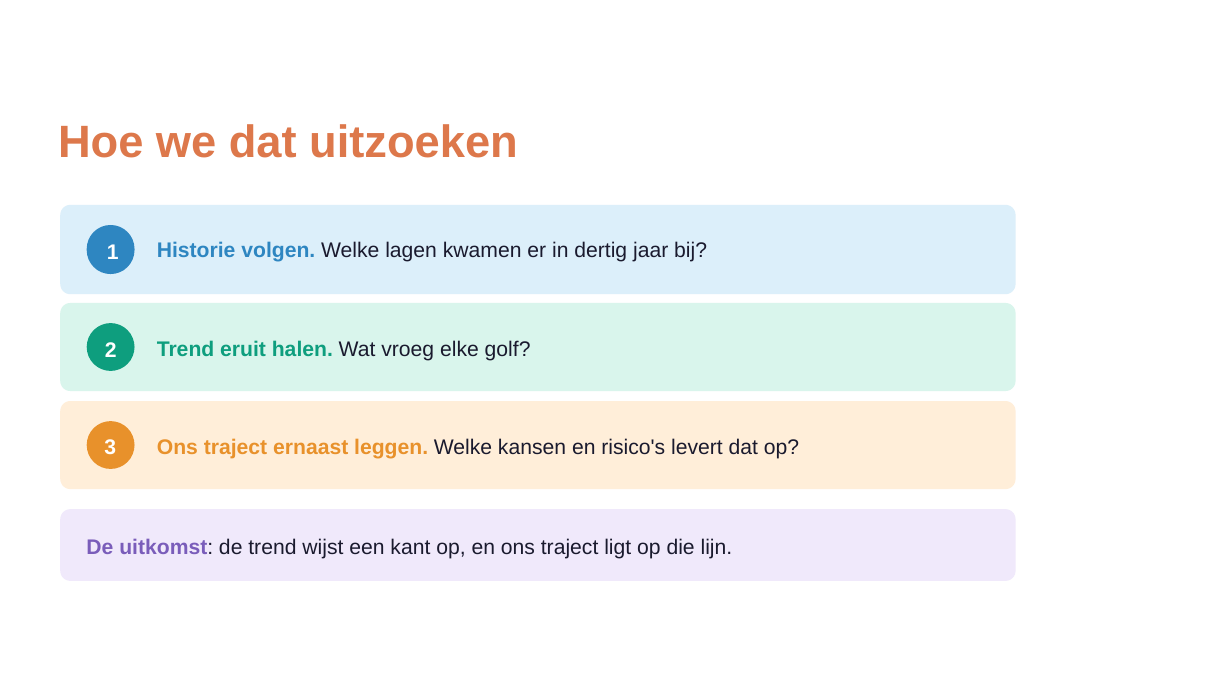
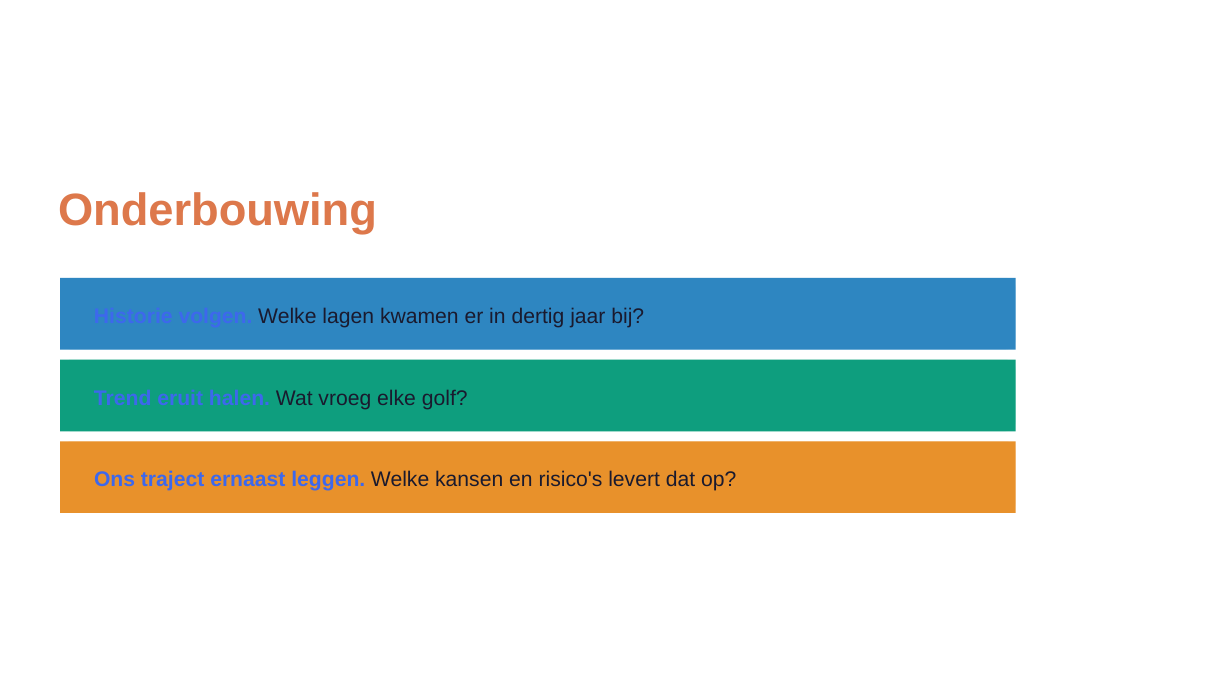
Before and after one commit to Npuls-OKx/meta, a slide deck: slide 4 of presentaties/export/260904_ai_houdbaarheid/260904_ai_houdbaarheid.pptx (slide 3 before the commit). Drawn at 1232x694 pixels with LibreOffice and Linux fonts; fonts in the diff are those of the drawing; background and template pictures are left out. Boxes give left, top, right and bottom in pixels: in the first picture for what was removed or moved away, otherwise in the second. Text is boxed around its words. In the diff, an @@ line names an element or a change of style, - is before the commit and + after.

```diff
--- a/presentaties/export/260904_ai_houdbaarheid/260904_ai_houdbaarheid.pptx
+++ b/presentaties/export/260904_ai_houdbaarheid/260904_ai_houdbaarheid.pptx
@@ text removed at (58,124,518,158) @@
-Hoe we dat uitzoeken
@@ text added at (58,192,377,235), 27 pt, text #DD784B, bold @@
+Onderbouwing
@@ freeform shape removed at (87,224,135,274) @@
@@ text removed at (107,244,119,259) @@
-1
@@ freeform shape added at (60,278,1016,349), fill #2E86C1 @@
@@ freeform shape: place and size @@
-freeform shape at (60,205,1016,294)
+freeform shape at (64,278,1016,349)
@@ freeform shape removed at (87,323,135,372) @@
@@ text "Historie volgen. Welke lagen kwamen ...": place and size @@
-text "Historie volgen. Welke lagen kwamen ..." at (157,241,707,262)
+text "Historie volgen. Welke lagen kwamen ..." at (258,307,644,328)
@@ text "Historie volgen. Welke lagen kwamen ..." at (258,307,644,328): text colour #2E86C1 to #3D68EC in "Historie volgen." @@
@@ text removed at (105,342,117,357) @@
-2
@@ freeform shape added at (60,360,1016,431), fill #0E9E7E @@
@@ freeform shape: place and size @@
-freeform shape at (60,303,1016,391)
+freeform shape at (64,360,1016,431)
@@ text "Trend eruit halen. Wat vroeg ...": place and size @@
-text "Trend eruit halen. Wat vroeg ..." at (157,340,531,361)
+text "Trend eruit halen. Wat vroeg ..." at (94,389,468,410)
@@ text "Trend eruit halen. Wat vroeg ..." at (94,389,468,410): text colour #0E9E7E to #3D68EC in "Trend eruit halen." @@
@@ freeform shape: place and size @@
-freeform shape at (60,509,1016,580)
+freeform shape at (60,442,1016,513)
@@ freeform shape at (60,442,1016,513): fill #F0E9FB to #E8912B @@
@@ freeform shape: place and size @@
-freeform shape at (60,401,1016,489)
+freeform shape at (64,442,1016,513)
@@ freeform shape removed at (87,421,135,469) @@
@@ text removed at (104,439,116,455) @@
-3
@@ text "Ons traject ernaast leggen. Welke ...": place and size @@
-text "Ons traject ernaast leggen. Welke ..." at (157,438,799,459)
+text "Ons traject ernaast leggen. Welke ..." at (94,470,736,491)
@@ text "Ons traject ernaast leggen. Welke ..." at (94,470,736,491): text colour #E8912B to #3D68EC in "Ons traject ernaast leggen." @@
@@ text removed at (86,538,733,559) @@
-De uitkomst: de trend wijst een kant op, en ons traject ligt op die lijn.
```
Also in this commit, not shown: 5 other slides changed, 4 slides added, 2 slides removed, 2 other files.
